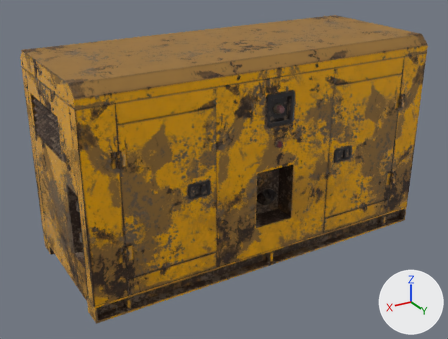
The FBX model Assets/_Project/Content/Art/3D/Mesh/SM_Genderator.fbx: old version first, new version second.
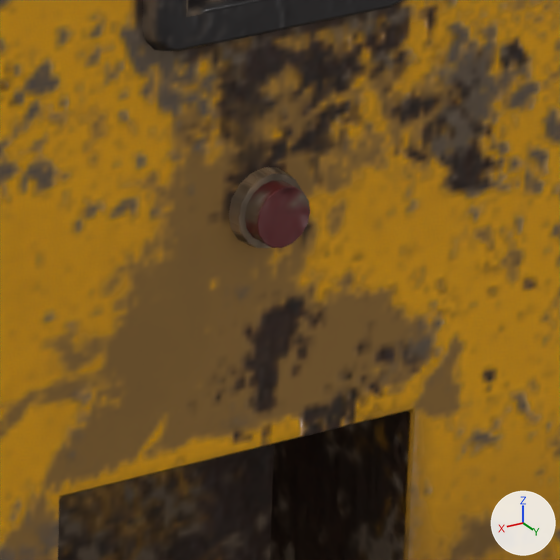
Old and new are each drawn whole from a 50 mm camera at (2.741, 4.419, 2.884) aimed at (0.123, 0.056, 0.703) and again close up on the part from 56% to 69% of the width and 36% to 53% of the height. Arrows for +X, +Y and +Z are at lower right; the lights stay in place. The last two pictures show the newer version. Where no turn or scale is listed for an object, it has been applied to the vertices.

Objects in the first close-up: 'SM_Genderator', 'SM_Genderator_Knopka'.
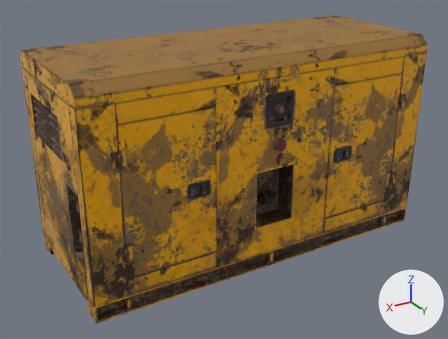
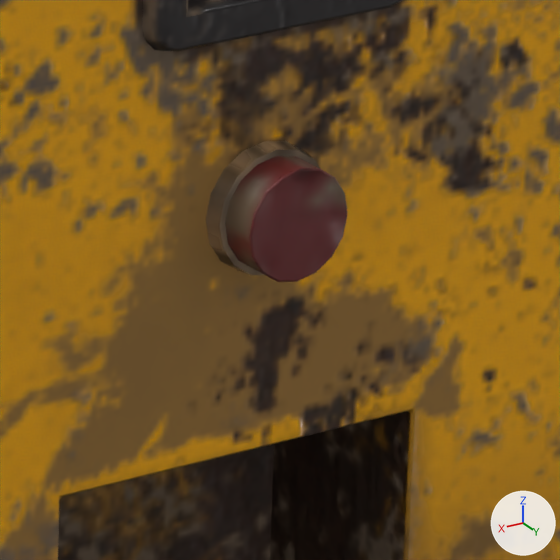
The newer file is also turned or shifted as a whole; pictures and numbers use the older file's frame.

The edits, one by one:
me_cylinder_223 is used by ob_sm_genderator_knopka; location (-0.014, 0.6882, 1.1198).
me_cylinder_223 had 49 vertices, 80 faces and spanned x -0.0266..0.0266, y -0.0133..0.007, z -0.0266..0.0266.
me_cylinder_223 now has 49 vertices, 80 faces and spans x -0.0493..0.0493, y -0.009..0.0285, z -0.0493..0.0493.
me_cylinder_223 part 1: the whole mesh is multiplied about its middle by the matrix ((1.855, 0.0, 0.0), (0.0, 1.855, 0.0), (0.0, 0.0, 1.855)), then moved by (0.0, 0.0129, 0.0).
me_cylinder_186 has 2164 vertices, 3340 faces and spans x -1.6..1.6, y -0.67..0.69, z 0.0..1.82.
me_cylinder_186 is used by ob_sm_genderator; location (0.0, 0.0, 0.0).
me_cylinder_186 part 2: the loose piece of 32 vertices spanning x -0.05..0.02, y 0.66..0.68, z 1.09..1.15 is scaled about its middle by 1.68.

Boxes (x1, y1, x2, y2) around the edits, measured in the close-ups (560 x 560 px; the box of a moved part takes in the faces that stretch with it):
'SM_Genderator_Knopka', reshaped (88% wider, 84% taller): before (245, 180, 310, 248); after (225, 156, 348, 282)
part 2 of me_cylinder_186, moved or reshaped: before (229, 167, 302, 248); after (206, 141, 320, 275)
